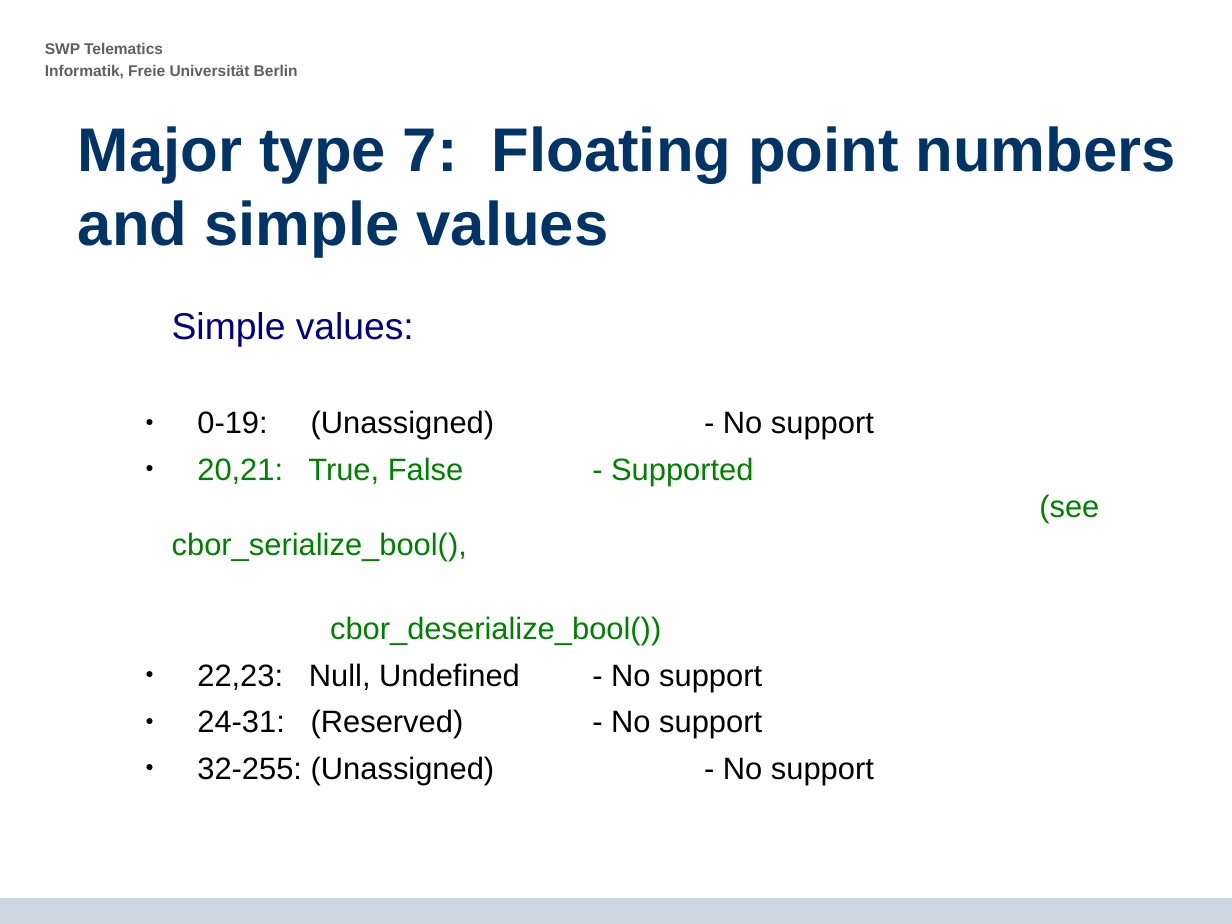
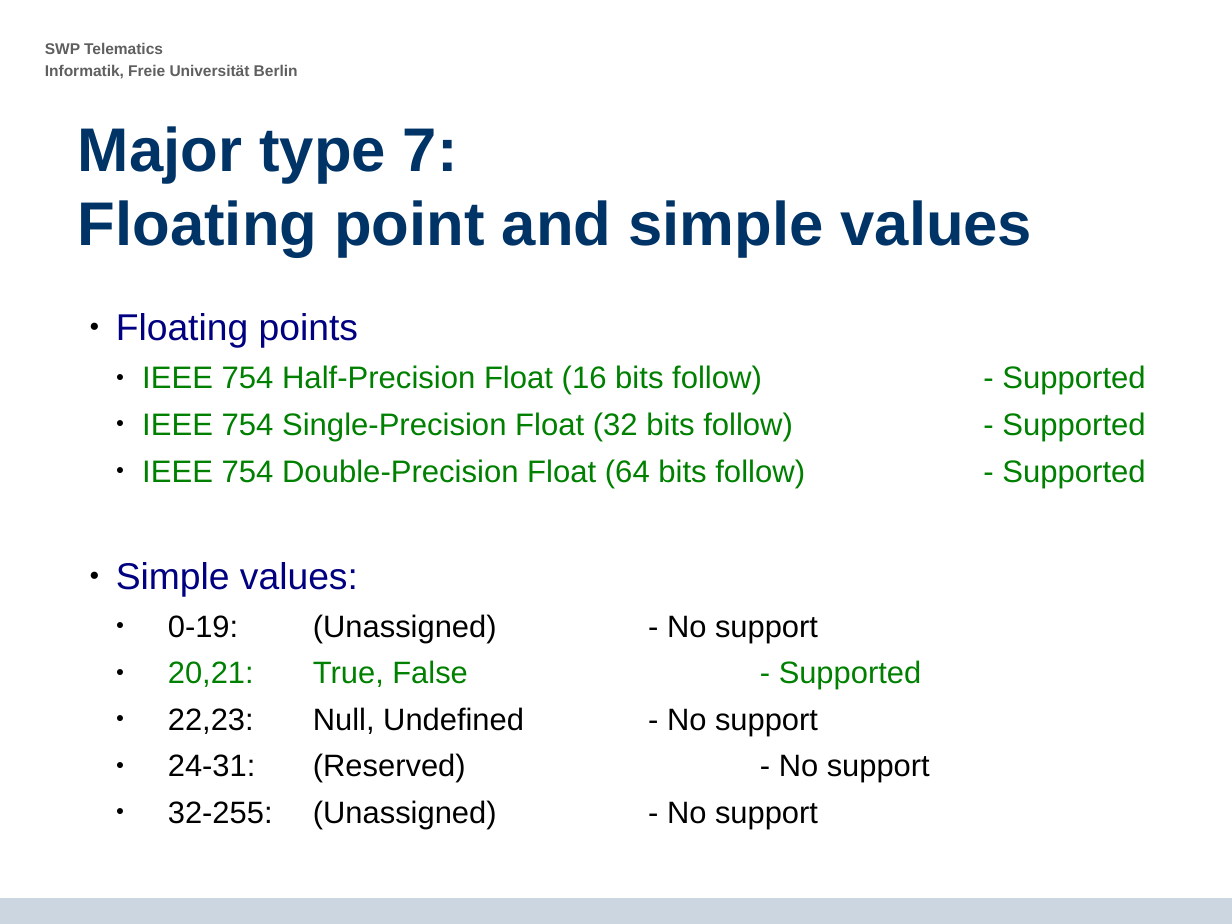
Before and after one commit to krf/cbor-for-riot, a slide deck: slide 21 of CBOR-Presentation_2014-07-15_final_presentation_v5.odp (slide 22 before the commit). Drawn at 1232x924 pixels with LibreOffice and Linux fonts; fonts in the diff are those of the drawing; background and template pictures are left out. Boxes give left, top, right and bottom in pixels: in the first picture for what was removed or moved away, otherwise in the second. Text is boxed around its words. In the diff, an @@ line names an element or a change of style, - is before the commit and + after.

```diff
--- a/CBOR-Presentation_2014-07-15_final_presentation_v5.odp
+++ b/CBOR-Presentation_2014-07-15_final_presentation_v5.odp
@@ title at [78, 126, 1032, 257]: text changed @@
-Major type 7: Floating point numbers and simple values
+Major type 7:
+Floating point and simple values
@@ text "Floating points": place and size @@
-text "Floating points" at [172, 312, 1099, 784]
+text "Floating points" at [116, 313, 1145, 828]
@@ text at [116, 313, 1145, 488]: paragraphs added @@
+● Floating points
+  ● IEEE 754 Half-Precision Float (16 bits follow) - Supported
+  ● IEEE 754 Single-Precision Float (32 bits follow) - Supported
+  ● IEEE 754 Double-Precision Float (64 bits follow) - Supported
@@ text at [116, 562, 818, 828]: bullet none to ●; list level 1 to 2 in "0-19: (Unassigned) - No support"; list level 1 to 2 in "22,23: Null, Undefined - No ..."; list level 1 to 2 in "24-31: (Reserved) - No support"; list level 1 to 2 in "32-255: (Unassigned) - No support" @@
@@ text at [168, 660, 467, 687]: text changed @@
-● 20,21: True, False - Supported
-  (see cbor_serialize_bool(),
-            cbor_deserialize_bool())
+  ● 20,21: True, False - Supported
```
Also in this commit, not shown: 18 other slides changed, 3 slides added, 1 slide removed.
